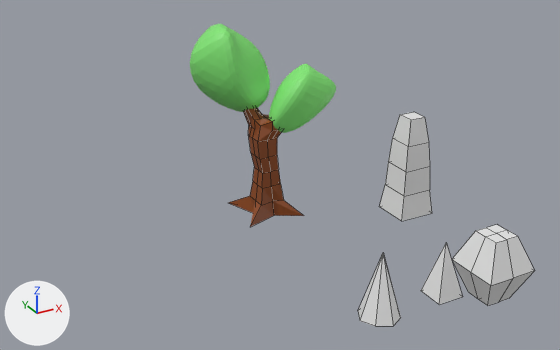
Two versions of the Blender file low-tree/low-tree-base.blend, one commit apart.
One viewpoint serves both versions: a 50 mm camera at (-36.0, -34.4, 27.7) aimed at (-11.7, 9.8, 5.6). Every picture has the same lights, and +X, +Y and +Z are marked at lower left. Mesh edges are drawn as thin lines on the coarser meshes.

The first picture shows 'Cube.001', '나무기둥', '나뭇잎', '나뭇잎.001', '나뭇잎.002', '사각뿔', '팔각뿔'.
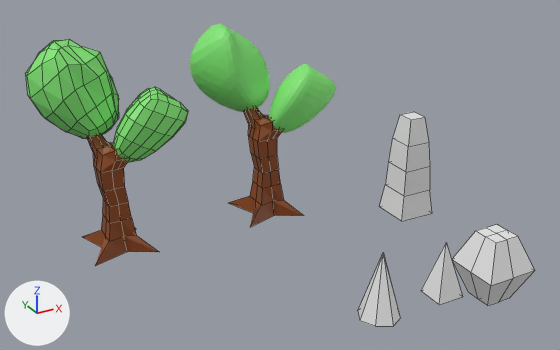
Patch to the scene script:
```diff
--- a/low-tree/low-tree-base.blend.py
+++ b/low-tree/low-tree-base.blend.py
@@ mat_oak_001 @@
+mat_oak_001 = principled_material('Oak.001')
+mat_oak_001.base_color = (0.258, 0.0595, 0.00651)  # brown #8b4513
@@ mat_leaf_001 @@
+mat_leaf_001 = principled_material('leaf.001')
+mat_leaf_001.base_color = (0.222, 0.8, 0.176)  # green #82e774
@@ me_cube_009 @@
+me_cube_009.from_pydata(...)  # 82 vertices, 74 faces; spans x -2.34..2.3, y -2.0..3.08, z -1.0..1.5
+me_cube_009.materials.append(mat_oak_001)  # brown #8b4513
@@ me_cube_006 @@
+me_cube_006.from_pydata(...)  # 98 vertices, 96 faces; spans x -1.85..2.03, y -1.56..2.06, z -1.21..1.03
+me_cube_006.materials.append(mat_leaf_001)  # green #82e774
@@ me_cube_005 @@
+me_cube_005.from_pydata(...)  # 98 vertices, 96 faces; spans x -1.75..2.58, y -2.37..3.32, z -1.03..1.11
+me_cube_005.materials.append(mat_leaf_001)  # green #82e774
@@ ob_cube_002 @@
+ob_cube_002 = bpy.data.objects.new('Cube.002', me_cube_009)
+ob_cube_002.location = (-22.15, 15.0, 4.0)
+ob_cube_002.scale = (1.0, 1.0, 4.0)
@@ ob_나뭇잎_004 @@
+ob_나뭇잎_004 = bpy.data.objects.new('나뭇잎.004', me_cube_006)
+ob_나뭇잎_004.location = (-19.59, 14.35, 9.31)
+ob_나뭇잎_004.rotation_euler = (0.0, 0.731, 0.0)  # degrees (0, 42, 0)
+ob_나뭇잎_004.scale = (1.0, 1.0, 2.5)
@@ ob_나뭇잎_003 @@
+ob_나뭇잎_003 = bpy.data.objects.new('나뭇잎.003', me_cube_005)
+ob_나뭇잎_003.location = (-23.74, 17.68, 11.1)
+ob_나뭇잎_003.rotation_euler = (-0.543, -0.451, 0.329)  # degrees (-31, -26, 19)
+ob_나뭇잎_003.scale = (1.33, 1.33, 3.33)
```

Where the change shows, as pixel boxes (x1, y1, x2, y2) in the pictures (560 x 350 px):
'나뭇잎.003', added (green): after (25, 39, 119, 139)
'Cube.002', added (brown): after (82, 135, 159, 266)
'나뭇잎.004', added (green): after (113, 87, 188, 162)
